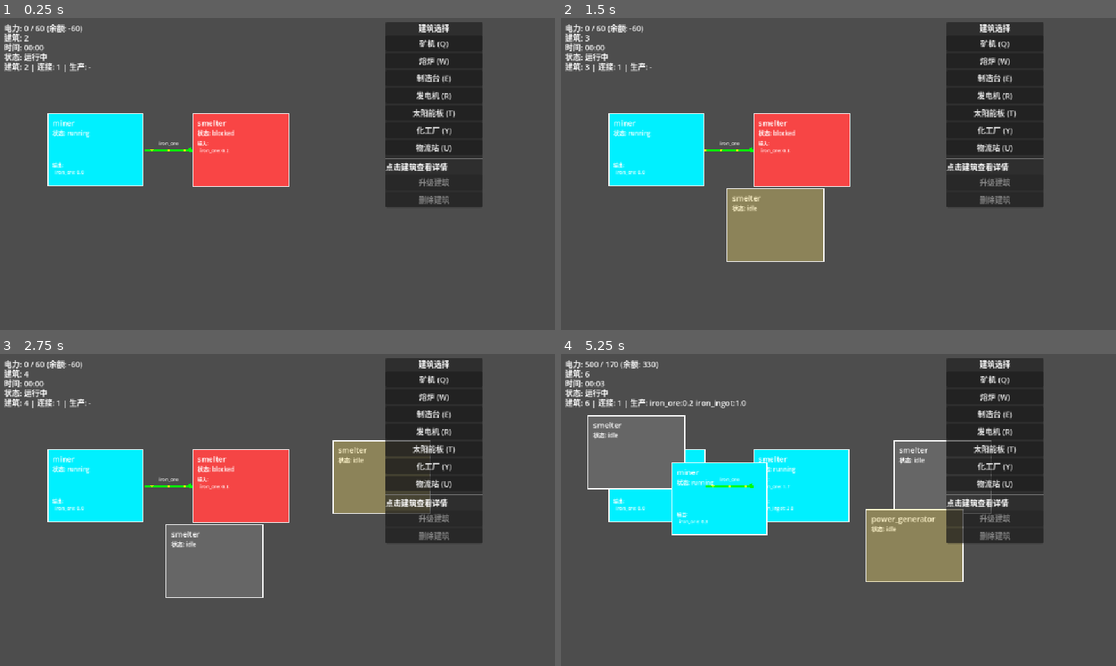
Above: before the commit, frames 1-4 (two rows, left to right).
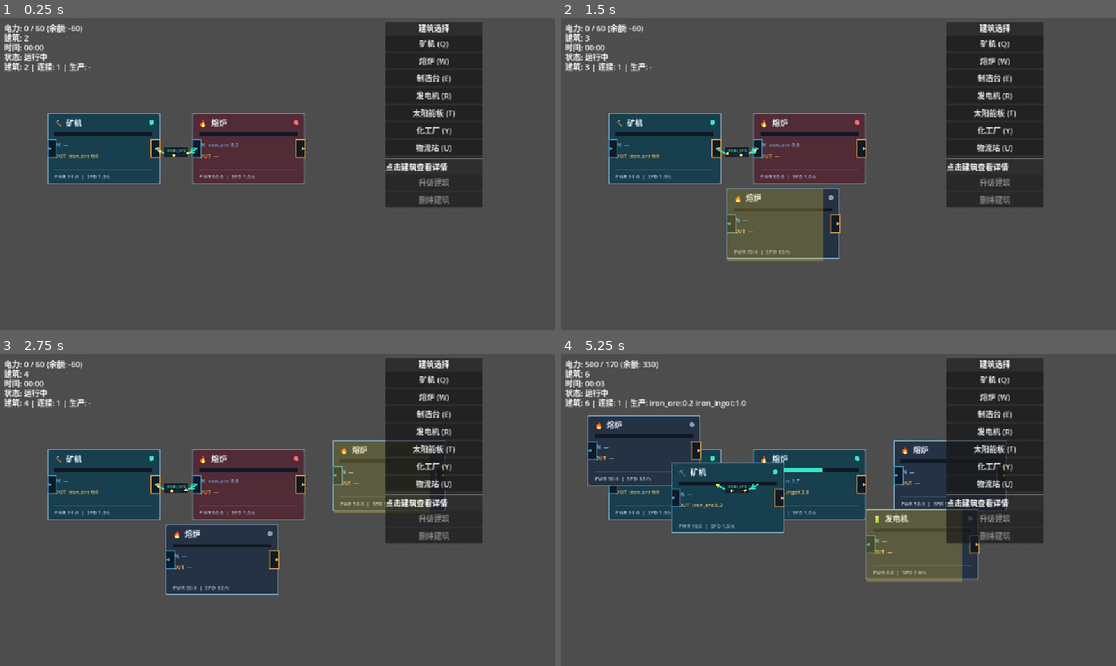
Above: after the commit, the same moments.

Repository: Vantex/cardFactory
Game: Godot game, scene res://scenes/main/Main.tscn
The game is run twice, just before and just after one commit, with the same random seed, the same clock (stepped at 60 frames per second) and the same inputs.
Inputs (mouse positions are in pixels of both pictures, inside the frame that each line leads up to):
- Up to frame 1 (0.25 s): no input
- Up to frame 2 (1.5 s): tap Enter at 0.5 s; move the mouse to (960, 158) at 0.52 s; hold W 0.53-1.25 s; tap Delete at 0.6 s; click (960, 158) at 0.67 s; tap Space at 0.77 s; drag from (727, 189) to (810, 236) at 1.27 s
- Up to frame 3 (2.75 s): move the mouse to (333, 441) at 2.02 s; hold W from 2.03 s (still down); tap 2 at 2.1 s; click (333, 441) at 2.17 s
- Up to frame 4 (5.25 s): release W at 2.75 s; drag from (810, 572) to (672, 463) at 2.77 s; move the mouse to (1005, 556) at 3.52 s; tap Q at 3.6 s; click (1005, 556) at 3.67 s; tap Space at 3.77 s; drag from (672, 463) to (755, 432) at 4.27 s; move the mouse to (866, 510) at 5.02 s; tap R at 5.1 s; click (866, 510) at 5.17 s

The runs differ from the first frame. In frame 1, 9.7% of the frame differs, in the area x 3-56%, y 12-55%; in frame 2, 14%; in frame 3, 17%; in frame 4, 21%, in the area x 3-81%, y 12-74%.

Commit message:
feat: render factory cards and flowing belts

Diff:
--- a/scripts/rendering/CardRenderer.gd
+++ b/scripts/rendering/CardRenderer.gd
@@ -1,79 +1,130 @@
-# scripts/rendering/CardRenderer.gd
 extends Node2D
 
-# 绘制配置
-const CARD_WIDTH = 200
-const CARD_HEIGHT = 150
-const CARD_COLOR_IDLE = Color(0.4, 0.4, 0.4)
-const CARD_COLOR_RUNNING = Color(0.0, 0.94, 1.0)
-const CARD_COLOR_BLOCKED = Color(1.0, 0.27, 0.27)
+const CARD_SIZE := Vector2(232, 144)
+const PORT_SIZE := Vector2(18, 36)
+const GRID_SIZE := 20.0
 
-func _draw():
-    var game_state = GameManager.get_game_state()
+const CARD_COLOR_IDLE := Color("253244")
+const CARD_COLOR_RUNNING := Color("173f4e")
+const CARD_COLOR_BLOCKED := Color("512b36")
+const CARD_BORDER := Color("7b9fbd")
+const STATUS_COLORS := {
+	"idle": Color("8b9aad"),
+	"running": Color("38e6c2"),
+	"blocked": Color("ff6b70"),
+}
 
-    # 绘制所有建筑
-    for building_id in game_state.buildings:
-        var building = game_state.buildings[building_id]
-        _draw_building(building)
+var _game_state: GameState
 
-func _draw_building(building: Dictionary):
-    var pos = building.get("position", Vector2.ZERO)
-    var status = building.get("status", "idle")
-    var color = CARD_COLOR_IDLE
+func set_game_state(game_state: GameState) -> void:
+	_game_state = game_state
+	queue_redraw()
 
-    # 动画效果
-    var card_scale = 1.0
-    var alpha = 1.0
+static func get_input_port_rect(card_position: Vector2) -> Rect2:
+	return Rect2(card_position + Vector2(0, (CARD_SIZE.y - PORT_SIZE.y) * 0.5), PORT_SIZE)
 
-    match status:
-        "running":
-            color = CARD_COLOR_RUNNING
-            # 呼吸动画
-            card_scale = 1.0 + sin(Time.get_ticks_msec() * 0.005) * 0.02
-        "blocked":
-            color = CARD_COLOR_BLOCKED
-            # 闪烁动画
-            alpha = 0.7 + sin(Time.get_ticks_msec() * 0.01) * 0.3
-        "idle":
-            color = CARD_COLOR_IDLE
+static func get_output_port_rect(card_position: Vector2) -> Rect2:
+	return Rect2(card_position + Vector2(CARD_SIZE.x - PORT_SIZE.x, (CARD_SIZE.y - PORT_SIZE.y) * 0.5), PORT_SIZE + Vector2(1, 0))
 
-    # 绘制卡片背景（带缩放）
-    var rect = Rect2(pos, Vector2(CARD_WIDTH, CARD_HEIGHT) * card_scale)
-    var draw_color = Color(color, alpha)
-    draw_rect(rect, draw_color)
-    draw_rect(rect, Color.WHITE, false, 2.0)
+func _draw() -> void:
+	_draw_grid()
+	var game_state := _get_game_state()
+	if game_state == null:
+		return
+	for building in game_state.buildings.values():
+		_draw_building(building)
 
-    # 绘制文字
-    var font = ThemeDB.fallback_font
-    var building_type = building.get("type", "unknown")
-    draw_string(font, pos + Vector2(10, 25), building_type, HORIZONTAL_ALIGNMENT_LEFT, -1, 16)
+func _draw_grid() -> void:
+	var viewport := get_viewport()
+	if viewport == null:
+		return
+	var inverse_canvas := viewport.get_canvas_transform().affine_inverse()
+	var viewport_size := viewport.get_visible_rect().size
+	var world_top_left := inverse_canvas * Vector2.ZERO
+	var world_bottom_right := inverse_canvas * viewport_size
+	var min_x: float = floorf(minf(world_top_left.x, world_bottom_right.x) / GRID_SIZE) * GRID_SIZE
+	var max_x: float = ceilf(maxf(world_top_left.x, world_bottom_right.x) / GRID_SIZE) * GRID_SIZE
+	var min_y: float = floorf(minf(world_top_left.y, world_bottom_right.y) / GRID_SIZE) * GRID_SIZE
+	var max_y: float = ceilf(maxf(world_top_left.y, world_bottom_right.y) / GRID_SIZE) * GRID_SIZE
+	for x in range(int(min_x), int(max_x) + 1, int(GRID_SIZE)):
+		for y in range(int(min_y), int(max_y) + 1, int(GRID_SIZE)):
+			draw_circle(Vector2(x, y), 1.0, Color(0.36, 0.52, 0.65, 0.28))
 
-    # 绘制状态
-    draw_string(font, pos + Vector2(10, 45), "状态: " + status, HORIZONTAL_ALIGNMENT_LEFT, -1, 12)
+func _draw_building(building: Dictionary) -> void:
+	var position: Vector2 = building.get("position", Vector2.ZERO)
+	var status: String = building.get("status", "idle")
+	var card_rect := Rect2(position, CARD_SIZE)
+	var status_color: Color = STATUS_COLORS.get(status, STATUS_COLORS.idle)
+	draw_style_box(_make_card_style(CARD_COLOR_RUNNING if status == "running" else CARD_COLOR_BLOCKED if status == "blocked" else CARD_COLOR_IDLE), card_rect)
+	draw_rect(card_rect, CARD_BORDER, false, 1.5, true)
 
-    # 绘制输入缓冲区
-    var input_buffer = building.get("input_buffer", {})
-    if input_buffer.size() > 0:
-        var y_offset = 65
-        draw_string(font, pos + Vector2(10, y_offset), "输入:", HORIZONTAL_ALIGNMENT_LEFT, -1, 10)
-        y_offset += 15
-        for item_id in input_buffer:
-            var amount = input_buffer[item_id]
-            if amount > 0:
-                draw_string(font, pos + Vector2(15, y_offset), item_id + ": " + str(snapped(amount, 0.1)), HORIZONTAL_ALIGNMENT_LEFT, -1, 10)
-                y_offset += 12
+	var font := ThemeDB.fallback_font
+	var building_type: String = building.get("type", "unknown")
+	var definition: Dictionary = DataManager.get_building(building_type)
+	var symbol: String = definition.get("symbol", _symbol_for_type(building_type))
+	var title: String = definition.get("name", building_type)
+	draw_string(font, position + Vector2(14, 25), "%s  %s" % [symbol, title], HORIZONTAL_ALIGNMENT_LEFT, 178, 16, Color("edf6ff"))
+	draw_circle(position + Vector2(CARD_SIZE.x - 17, 18), 5.0, status_color)
 
-    # 绘制输出缓冲区
-    var output_buffer = building.get("output_buffer", {})
-    if output_buffer.size() > 0:
-        var y_offset = 110
-        draw_string(font, pos + Vector2(10, y_offset), "输出:", HORIZONTAL_ALIGNMENT_LEFT, -1, 10)
-        y_offset += 15
-        for item_id in output_buffer:
-            var amount = output_buffer[item_id]
-            if amount > 0:
-                draw_string(font, pos + Vector2(15, y_offset), item_id + ": " + str(snapped(amount, 0.1)), HORIZONTAL_ALIGNMENT_LEFT, -1, 10)
-                y_offset += 12
+	var progress := clampf(float(building.get("progress", 0.0)), 0.0, 1.0)
+	var progress_rect := Rect2(position + Vector2(14, 39), Vector2(CARD_SIZE.x - 28, 7))
+	draw_rect(progress_rect, Color("101924"), true)
+	draw_rect(Rect2(progress_rect.position, Vector2(progress_rect.size.x * progress, progress_rect.size.y)), status_color, true)
 
-func _process(_delta):
-    queue_redraw()  # 每帧重绘
+	_draw_buffer_summary(font, position + Vector2(14, 68), "IN", building.get("input_buffer", {}), Color("8ec8ff"))
+	_draw_buffer_summary(font, position + Vector2(14, 91), "OUT", building.get("output_buffer", {}), Color("ffc66d"))
+
+	var power: float = float(definition.get("power_demand", definition.get("power", 0.0)))
+	var speed: float = float(building.get("speed", definition.get("speed", 1.0)))
+	draw_line(position + Vector2(14, 116), position + Vector2(CARD_SIZE.x - 14, 116), Color("40536a"), 1.0)
+	draw_string(font, position + Vector2(14, 134), "PWR %.1f  |  SPD %.1f/s" % [power, speed], HORIZONTAL_ALIGNMENT_LEFT, -1, 11, Color("b5c5d7"))
+
+	_draw_port(get_input_port_rect(position), Color("3a8fb7"), false)
+	_draw_port(get_output_port_rect(position), Color("d89b42"), true)
+	if building.get("selected", false):
+		draw_rect(card_rect.grow(3.0), Color("ffe585"), false, 2.0, true)
+
+func _draw_buffer_summary(font: Font, position: Vector2, label: String, buffer: Dictionary, color: Color) -> void:
+	var entries: Array[String] = []
+	for item_id in buffer:
+		var amount: float = float(buffer[item_id])
+		if amount > 0.0:
+			entries.append("%s %.1f" % [item_id, amount])
+	entries.sort()
+	var summary := "—" if entries.is_empty() else ", ".join(entries)
+	draw_string(font, position, "%s  %s" % [label, summary], HORIZONTAL_ALIGNMENT_LEFT, CARD_SIZE.x - 28, 11, color)
+
+func _draw_port(port_rect: Rect2, color: Color, is_output: bool) -> void:
+	draw_rect(port_rect, Color("101a26"), true)
+	draw_rect(port_rect, color, false, 1.5, true)
+	var center := port_rect.get_center()
+	var tip_offset := 5.0 if is_output else -5.0
+	draw_circle(center + Vector2(tip_offset, 0), 3.0, color)
+
+func _make_card_style(background_color: Color) -> StyleBoxFlat:
+	var style := StyleBoxFlat.new()
+	style.bg_color = background_color
+	style.corner_radius_top_left = 8
+	style.corner_radius_top_right = 8
+	style.corner_radius_bottom_left = 8
+	style.corner_radius_bottom_right = 8
+	return style
+
+func _symbol_for_type(building_type: String) -> String:
+	match building_type:
+		"miner":
+			return "M"
+		"smelter":
+			return "S"
+		"assembling_machine_mk1":
+			return "A"
+		"power_generator":
+			return "G"
+		_:
+			return "#"
+
+func _get_game_state() -> GameState:
+	return _game_state if _game_state != null else GameManager.get_game_state()
+
+func _process(_delta: float) -> void:
+	queue_redraw()
--- a/scripts/rendering/ConnectionRenderer.gd
+++ b/scripts/rendering/ConnectionRenderer.gd
@@ -1,61 +1,91 @@
-# scripts/rendering/ConnectionRenderer.gd
 extends Node2D
 
-func _draw():
-    var game_state = GameManager.get_game_state()
+const CardRenderer = preload("res://scripts/rendering/CardRenderer.gd")
+const CURVE_STEPS := 20
 
-    # 绘制所有连接
-    for conn_id in game_state.connections:
-        var connection = game_state.connections[conn_id]
-        _draw_connection(connection)
+var _game_state: GameState
 
-func _draw_connection(connection: Dictionary):
-    var source = GameManager.get_game_state().get_building(connection.source_id)
-    var target = GameManager.get_game_state().get_building(connection.target_id)
+func set_game_state(game_state: GameState) -> void:
+	_game_state = game_state
+	queue_redraw()
 
-    if source.is_empty() or target.is_empty():
-        return
+func _draw() -> void:
+	var game_state := _get_game_state()
+	if game_state == null:
+		return
+	for connection in game_state.connections.values():
+		_draw_connection(connection, game_state)
+	_draw_connection_draft(game_state)
 
-    var start_pos = source.get("position", Vector2.ZERO) + Vector2(200, 75)
-    var end_pos = target.get("position", Vector2.ZERO) + Vector2(0, 75)
+func _draw_connection(connection: Dictionary, game_state: GameState) -> void:
+	var source: Dictionary = game_state.get_building(connection.get("source_id", ""))
+	var target: Dictionary = game_state.get_building(connection.get("target_id", ""))
+	if source.is_empty() or target.is_empty():
+		return
+	var start := CardRenderer.get_output_port_rect(source.get("position", Vector2.ZERO)).get_center()
+	var end := CardRenderer.get_input_port_rect(target.get("position", Vector2.ZERO)).get_center()
+	var active: bool = connection.get("active", false)
+	var color := Color("38e6c2") if active else Color("6e90ad")
+	var control := _curve_control(start, end)
+	draw_polyline(_curve_points(start, end), color, 3.0 if active else 2.0, true)
+	_draw_arrow(_quadratic_point(start, control, end, 0.92), _quadratic_tangent(start, control, end, 0.92), color)
+	_draw_connection_label(connection.get("item_id", ""), _quadratic_point(start, control, end, 0.5), color)
+	if active:
+		_draw_flow_particles(start, end)
 
-    # 绘制连线
-    var color = Color.WHITE
-    var line_width = 2.0
-    if connection.get("active", false):
-        color = Color.GREEN
-        line_width = 3.0
+func _draw_connection_draft(game_state: GameState) -> void:
+	var input_handler := get_node_or_null("../InputHandler")
+	if input_handler == null or not input_handler.has_method("get_mode_name") or input_handler.call("get_mode_name") != "connecting":
+		return
+	var source_id: String = input_handler.get("connecting_source_id")
+	var source: Dictionary = game_state.get_building(source_id)
+	if source.is_empty():
+		return
+	var start := CardRenderer.get_output_port_rect(source.get("position", Vector2.ZERO)).get_center()
+	draw_polyline(_curve_points(start, get_global_mouse_position()), Color(0.6, 0.84, 1.0, 0.7), 2.0, true)
 
-    draw_line(start_pos, end_pos, color, line_width)
+func _curve_points(start: Vector2, end: Vector2) -> PackedVector2Array:
+	var control := _curve_control(start, end)
+	var points := PackedVector2Array()
+	for step in range(CURVE_STEPS + 1):
+		points.append(_quadratic_point(start, control, end, float(step) / float(CURVE_STEPS)))
+	return points
 
-    # 绘制箭头
-    var direction = (end_pos - start_pos).normalized()
-    var arrow_pos = end_pos - direction * 10
-    draw_line(arrow_pos, arrow_pos + direction.rotated(0.5) * 10, color, line_width)
-    draw_line(arrow_pos, arrow_pos + direction.rotated(-0.5) * 10, color, line_width)
+func _curve_control(start: Vector2, end: Vector2) -> Vector2:
+	var bend := clampf(absf(end.x - start.x) * 0.18, 28.0, 96.0)
+	return start.lerp(end, 0.5) + Vector2(0, bend)
 
-    # 绘制流动粒子
-    if connection.get("active", false):
-        _draw_flow_particles(start_pos, end_pos)
+func _quadratic_point(start: Vector2, control: Vector2, end: Vector2, t: float) -> Vector2:
+	var inverse_t := 1.0 - t
+	return inverse_t * inverse_t * start + 2.0 * inverse_t * t * control + t * t * end
 
-    # 绘制物品类型
-    var item_id = connection.get("item_id", "")
-    if item_id != "":
-        var font = ThemeDB.fallback_font
-        var mid_pos = (start_pos + end_pos) / 2
-        draw_string(font, mid_pos - Vector2(20, 10), item_id, HORIZONTAL_ALIGNMENT_LEFT, -1, 10)
+func _quadratic_tangent(start: Vector2, control: Vector2, end: Vector2, t: float) -> Vector2:
+	return (2.0 * (1.0 - t) * (control - start) + 2.0 * t * (end - control)).normalized()
 
-func _draw_flow_particles(start: Vector2, end: Vector2):
-    var time = Time.get_ticks_msec() / 1000.0
+func _draw_arrow(position: Vector2, direction: Vector2, color: Color) -> void:
+	if direction == Vector2.ZERO:
+		return
+	var tail := position - direction * 8.0
+	draw_line(tail, tail + direction.rotated(0.55) * 9.0, color, 2.0, true)
+	draw_line(tail, tail + direction.rotated(-0.55) * 9.0, color, 2.0, true)
 
-    # 绘制多个粒子
-    for i in range(3):
-        var progress = fmod(time * 2.0 + i * 0.33, 1.0)
-        var particle_pos = start.lerp(end, progress)
+func _draw_connection_label(item_id: String, position: Vector2, color: Color) -> void:
+	if item_id.is_empty():
+		return
+	var label_size := ThemeDB.fallback_font.get_string_size(item_id, HORIZONTAL_ALIGNMENT_LEFT, -1, 10)
+	var label_rect := Rect2(position - label_size * 0.5 - Vector2(4, 10), label_size + Vector2(8, 7))
+	draw_rect(label_rect, Color(0.05, 0.09, 0.14, 0.88), true)
+	draw_string(ThemeDB.fallback_font, label_rect.position + Vector2(4, 10), item_id, HORIZONTAL_ALIGNMENT_LEFT, -1, 10, color)
 
-        # 粒子大小随时间变化
-        var size = 3.0 + sin(time * 5.0 + i) * 1.0
-        draw_circle(particle_pos, size, Color.YELLOW)
+func _draw_flow_particles(start: Vector2, end: Vector2) -> void:
+	var control := _curve_control(start, end)
+	var time := Time.get_ticks_msec() / 1000.0
+	for index in range(3):
+		var progress := fmod(time * 0.65 + float(index) / 3.0, 1.0)
+		draw_circle(_quadratic_point(start, control, end, progress), 3.0, Color("ffe16a"))
 
-func _process(_delta):
-    queue_redraw()  # 每帧重绘
+func _get_game_state() -> GameState:
+	return _game_state if _game_state != null else GameManager.get_game_state()
+
+func _process(_delta: float) -> void:
+	queue_redraw()
--- a/scripts/test/TestFactoryWorkspace.gd
+++ b/scripts/test/TestFactoryWorkspace.gd
@@ -1,4 +1,6 @@
 extends Node
+
+const CardRenderer = preload("res://scripts/rendering/CardRenderer.gd")
 
 var _failures := 0
 
@@ -6,6 +8,7 @@
 	print("FACTORY WORKSPACE TESTS STARTED")
 	_test_explicit_building_costs()
 	_test_existing_recipe_connection_rules()
+	_test_renderer_geometry_contract()
 	await _test_workspace_chrome_contract()
 	_test_canvas_input_contract()
 
@@ -114,6 +117,11 @@
 	var incompatible_connection: Dictionary = incompatible_state.try_add_connection(incompatible_miner.id, incompatible_smelter.id)
 	_expect(not incompatible_connection.ok and incompatible_state.connections.is_empty() and incompatible_state.get_buildi …(214 unchanged characters)…
 
+func _test_renderer_geometry_contract() -> void:
+	_expect(CardRenderer.CARD_SIZE == Vector2(232, 144), "card geometry is stable")
+	_expect(CardRenderer.get_input_port_rect(Vector2.ZERO).has_point(Vector2(0, 72)), "input port hit area matches drawing")
+	_expect(CardRenderer.get_output_port_rect(Vector2.ZERO).has_point(Vector2(232, 72)), "output port hit area matches drawing")
+
 func _test_canvas_input_contract() -> void:
 	var input_script := load("res://scripts/input/InputHandler.gd") as Script
 	_expect(input_script != null, "canvas input script is available")
